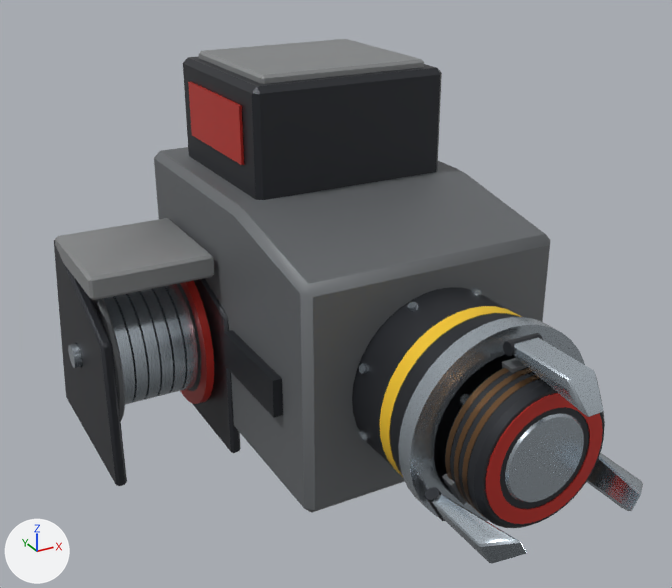
Before and after pictures for a commit that changed the glTF model Tools/ModelFactory/R4Movement940/R4M_MagneticGrapple/R4M_MagneticGrapple.glb.
One viewpoint serves both versions: a 50 mm lens placed at (-0.47, -0.907, 0.438), pointed at (-0.03, -0.106, 0.038). Arrows for +X, +Y and +Z are at lower left; the lights stay in place. The picture after the commit comes second. Where no turn or scale is listed for an object, it has been applied to the vertices. Vertices at exactly the same position are counted once.

Names of what the first picture shows: 'R4M_MagneticGrapple_Claw_1', 'R4M_MagneticGrapple_Claw_2', 'R4M_MagneticGrapple_Claw_3', 'R4M_MagneticGrapple_Head', 'R4M_MagneticGrapple_Housing', 'R4M_MagneticGrapple_Spool' and 1 more.
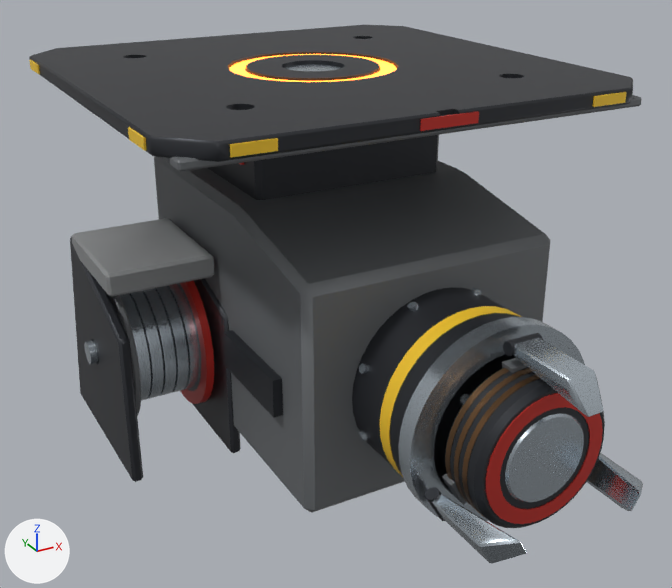
Where the change shows, as pixel boxes (x1, y1, x2, y2) in the pictures (672 x 588 px; the box of a moved part takes in the faces that stretch with it):
'R4M_MagneticGrapple_Housing', reshaped (15% wider): before (54, 39, 585, 521); after (29, 25, 642, 521)
'R4M_MagneticGrapple_Spool', reshaped (11% narrower): before (68, 281, 214, 421); after (84, 281, 214, 416)
part 1 of me_r4m_magneticgrapple_housing, added: after (285, 64, 341, 71)
part 2 of me_r4m_magneticgrapple_housing, added: after (229, 54, 397, 82)
part 3 of me_r4m_magneticgrapple_housing, built on: before (183, 39, 442, 200); after (29, 25, 642, 200)
part 4 of me_r4m_magneticgrapple_housing, moved or reshaped: before (54, 218, 213, 486); after (70, 218, 213, 482)
part 5 of me_r4m_magneticgrapple_spool, moved or reshaped: before (68, 292, 201, 421); after (84, 292, 201, 416)

The change, as a list of edits to the scene's bpy script:
```text
Change me_r4m_magneticgrapple_housing:
    used by ob_r4m_magneticgrapple_housing; location = (0.0, 0.0, 0.0)
    remove me_r4m_magneticgrapple_housing.from_pydata(...)  # 850 vertices, 1692 faces; spans x -0.276..0.14, y -0.358..0.15, z -0.15..0.27
    add me_r4m_magneticgrapple_housing.from_pydata(...)  # 1498 vertices, 2968 faces; spans x -0.258..0.256, y -0.358..0.256, z -0.15..0.26
    me_r4m_magneticgrapple_housing part 1: a new loose piece, a 24-sided cylinder along z spanning x -0.0325..0.0325, y -0.0325..0.0325, z 0.2538..0.256, in mat_steel_light (light grey #c4ced7)
    me_r4m_magneticgrapple_housing part 2: a new loose piece of 96 vertices spanning x -0.09..0.09, y -0.09..0.09, z 0.256..0.258, in mat_energy_hot (orange #ffa645, glowing orange #ff8127)
    me_r4m_magneticgrapple_housing part 3: 11 vertices moved from x -0.11..0.11, y -0.09..0.11, z 0.256..0.262 to x -0.222..0.22, y -0.22..0.219, z 0.239..0.244; 23 vertices removed from x -0.104..0.11, y -0.084..0.11, z 0.256..0.27; 479 vertices added at x -0.256..0.256, y -0.256..0.256, z 0.237..0.26
    me_r4m_magneticgrapple_housing part 4: 76 vertices moved from x -0.276..-0.264, y -0.07..0.149, z -0.15..0.085 to x -0.258..-0.246, y -0.07..0.149, z -0.15..0.085
    other edits to the shape of me_r4m_magneticgrapple_housing do not show in these pictures
Change me_r4m_magneticgrapple_spool:
    used by ob_r4m_magneticgrapple_spool; location = (0.0, 0.04, -0.04)
    remove me_r4m_magneticgrapple_spool.from_pydata(...)  # 1419 vertices, 2834 faces; spans x -0.284..-0.124, y -0.086..0.086, z -0.086..0.086
    add me_r4m_magneticgrapple_spool.from_pydata(...)  # 1226 vertices, 2448 faces; spans x -0.266..-0.124, y -0.086..0.086, z -0.086..0.086
    me_r4m_magneticgrapple_spool part 5: 56 vertices moved from x -0.246..-0.158, y -0.066..0.065, z -0.065..0.055 to x -0.238..-0.158, y -0.085..0.082, z -0.065..0.061; 1040 vertices removed from x -0.284..-0.158, y -0.085..0.085, z -0.085..0.085; 847 vertices added at x -0.266..-0.158, y -0.085..0.085, z -0.085..0.085
```
